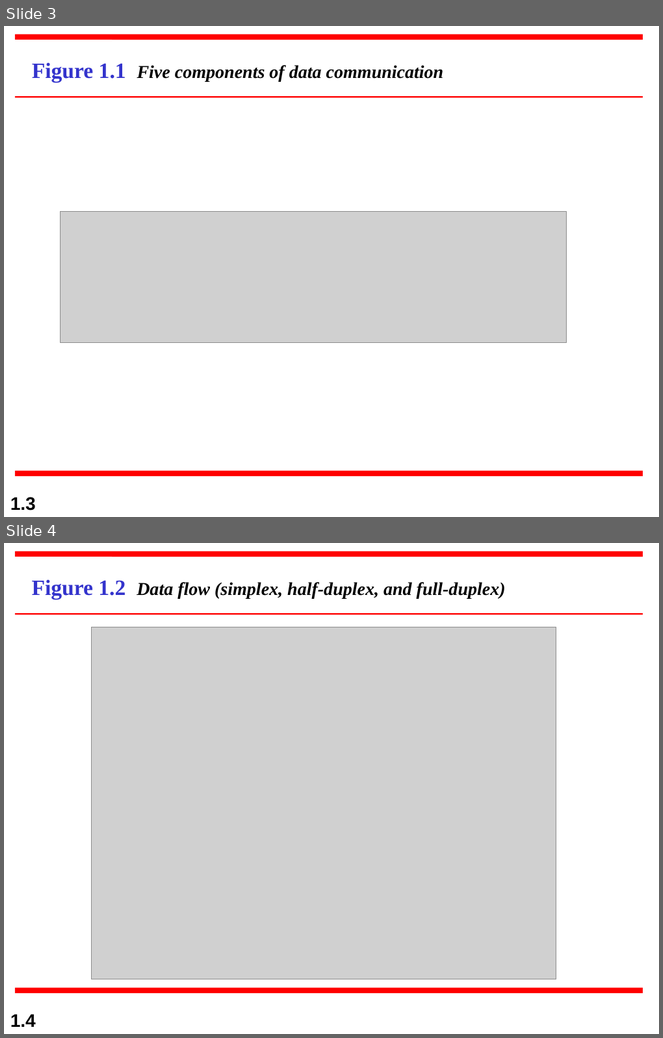
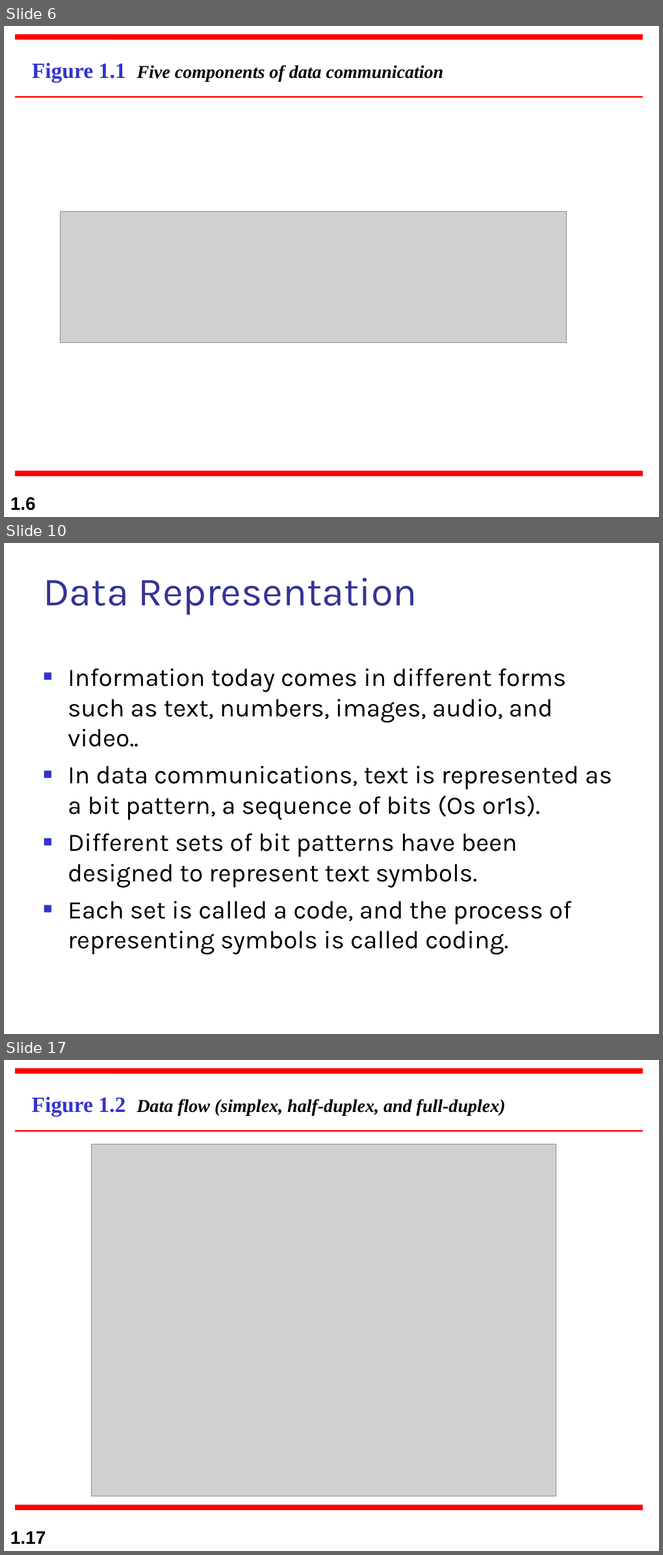
Before and after one commit to primusr/GITFiles, a slide deck: DATA COMM/ch01.ppt. Shown one above the other, each under a label of ours: slides 3 and 4 before the commit, slides 6, 10 and 17 after it; the slides between them are not shown. The pictures are 663x1038 and 663x1555 pixels, drawn with LibreOffice and Linux fonts; fonts in the diff are those of the drawing; grey boxes stand for pictures. Boxes give left, top, right and bottom in pixels: in the first picture for what was removed or moved away, otherwise in the second. Text is boxed around its words. In the diff, an @@ line names an element or a change of style, - is before the commit and + after.

```diff
--- a/DATA COMM/ch01.ppt
+++ b/DATA COMM/ch01.ppt
@@ slide 10 added at [4,543,659,1034], background #FFFFFF @@
@@ title added at [43,577,417,615], 44 pt, text #333399 @@
+Data Representation
@@ text added at [68,668,612,955], 27.8 pt, text #000000 @@
+■ Information today comes in different forms such as text, numbers, images, audio, and video..
+■ In data communications, text is represented as a bit pattern, a sequence of bits (Os or1s).
+■ Different sets of bit patterns have been designed to represent text symbols.
+■ Each set is called a code, and the process of representing symbols is called coding.
@@ what was slide 3 is now slide 6 @@
@@ page number at [10,497,36,511]: text changed @@
-1.3
+1.6
@@ what was slide 4 is now slide 17 @@
@@ page number at [10,1531,46,1544]: text changed @@
-1.4
+1.17
```
Also in this commit, not shown: 12 other slides added.
